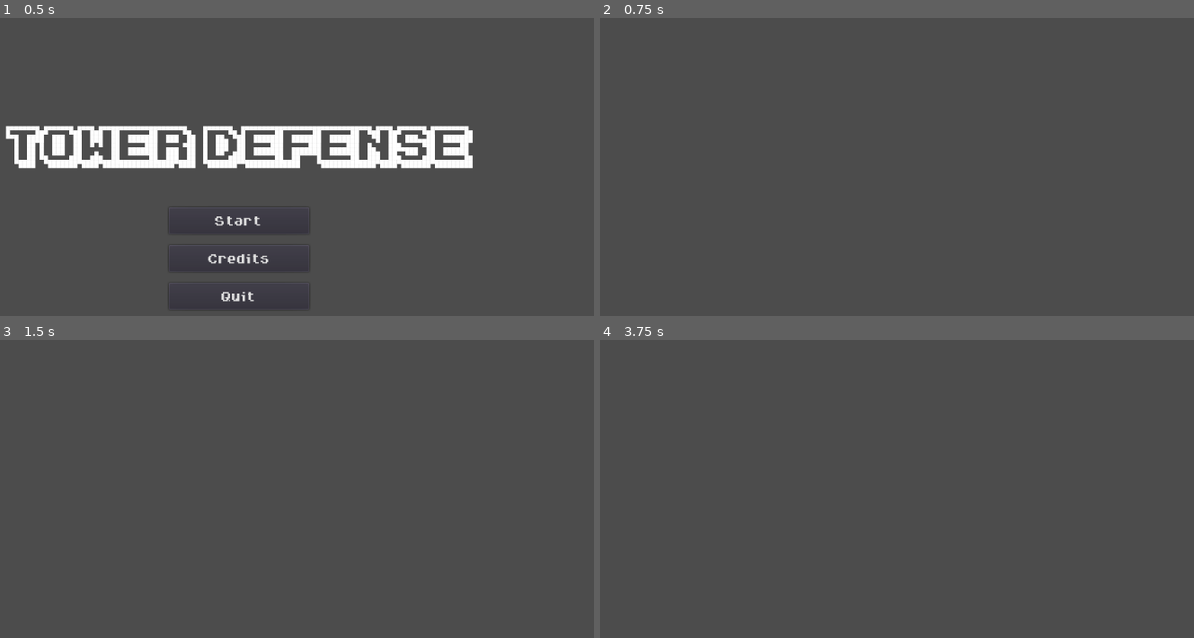
Above: before the commit, frames 1-4 (two rows, left to right).
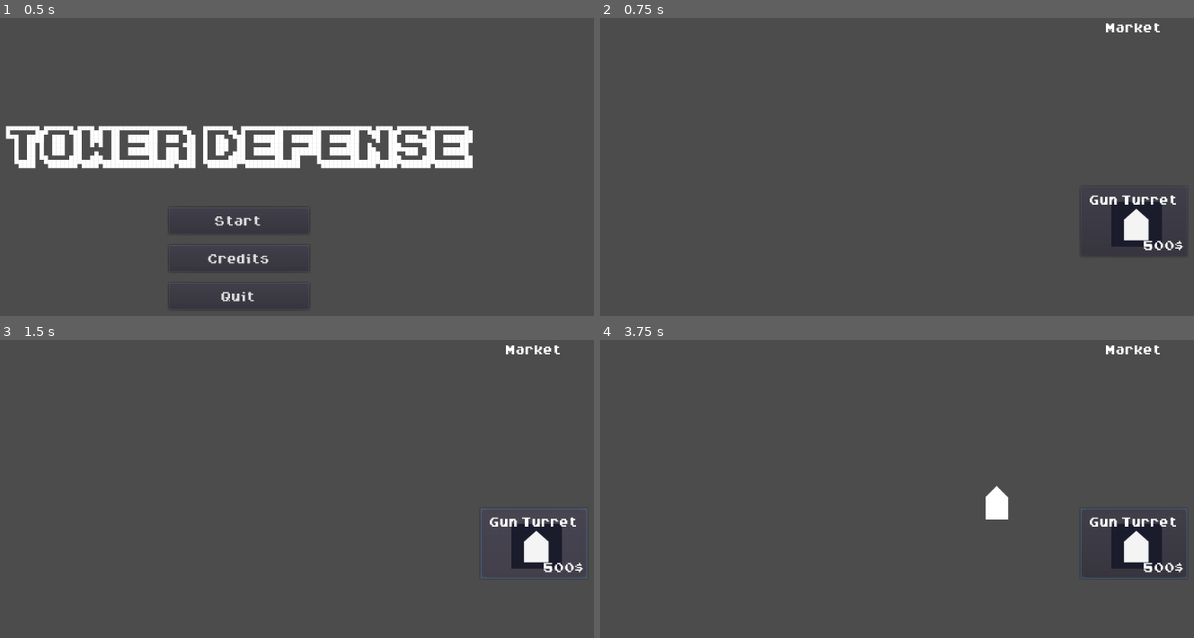
Above: after the commit, the same moments.

Repository: Godot-Wild-Jam-22-Team/TowerDefense
Game: Godot game, scene res://GUI/StartScreen.tscn
The game is run twice, just before and just after one commit, with the same random seed, the same clock (stepped at 60 frames per second) and the same inputs.
Inputs (mouse positions are in pixels of both pictures, inside the frame that each line leads up to):
- Up to frame 1 (0.5 s): no input
- Up to frame 2 (0.75 s): click "Start" at 0.5 s
- Up to frame 3 (1.5 s): click (534, 542) at 1.25 s, where only the run after the commit has a clickable "Gun Turret"
- Up to frame 4 (3.75 s): click (1134, 542) at 2 s, where only the run after the commit has a clickable "Gun Turret"; click (1134, 542) at 2.75 s, where only the run after the commit has a clickable "Gun Turret"; tap Enter at 3.5 s; move the mouse to (997, 509) at 3.52 s; press the mouse at (997, 509) at 3.53 s

Frame 1 is identical in both runs. In frame 2, 1.7% of the frame differs, in the area x 82-99%, y 1-79%; in frame 3, 1.9%; in frame 4, 2.2%, in the area x 64-99%, y 1-81%.

Commit message:
Added defense instancing in game

Diff:
--- a/GWJ22/Game.gd
+++ b/GWJ22/Game.gd
@@ -1,9 +1,10 @@
 extends Node
 
 onready var pause_menu := $PauseScreen/PauseMenu
-
+onready var marketplace := $MarketLayer/Marketplace
 # Called when the node enters the scene tree for the first time.
 func _ready() -> void:
+	marketplace.connect("instance_item", self, "add_defense")
 	pass # Replace with function body.
 
 func _unhandled_input(event: InputEvent) -> void:
@@ -16,6 +17,10 @@
 		set_process_input(true)
 		get_tree().paused = false
 
+func add_defense(item_scene: PackedScene) -> void:
+	var new_defense = item_scene.instance()
+	$Defenses.add_child(new_defense)
+	new_defense.initialize($Navigation2D.get_global_mouse_position(), true)
 
 # Called every frame. 'delta' is the elapsed time since the previous frame.
 #func _process(delta: float) -> void:
--- a/GWJ22/Game.tscn
+++ b/GWJ22/Game.tscn
@@ -1,7 +1,8 @@
-[gd_scene load_steps=3 format=2]
+[gd_scene load_steps=4 format=2]
 
 [ext_resource path="res://Game.gd" type="Script" id=1]
 [ext_resource path="res://GUI/PauseMenu.tscn" type="PackedScene" id=2]
+[ext_resource path="res://GUI/Marketplace.tscn" type="PackedScene" id=3]
 
 [node name="Game" type="Node"]
 script = ExtResource( 1 )
@@ -20,3 +21,7 @@
 [node name="PauseScreen" type="CanvasLayer" parent="."]
 
 [node name="PauseMenu" parent="PauseScreen" instance=ExtResource( 2 )]
+
+[node name="MarketLayer" type="CanvasLayer" parent="."]
+
+[node name="Marketplace" parent="MarketLayer" instance=ExtResource( 3 )]
--- a/GWJ22/project.godot
+++ b/GWJ22/project.godot
@@ -13,6 +13,11 @@
 "class": "DraggableObject",
 "language": "GDScript",
 "path": "res://Defenses/DraggableObject.gd"
+}, {
+"base": "Button",
+"class": "MarketItem",
+"language": "GDScript",
+"path": "res://GUI/MarketItem.gd"
 }, {
 "base": "Control",
 "class": "PauseMenu",
@@ -31,6 +36,7 @@
 } ]
 _global_script_class_icons={
 "DraggableObject": "",
+"MarketItem": "",
 "PauseMenu": "",
 "StartScreen": "",
 "Turret": ""
